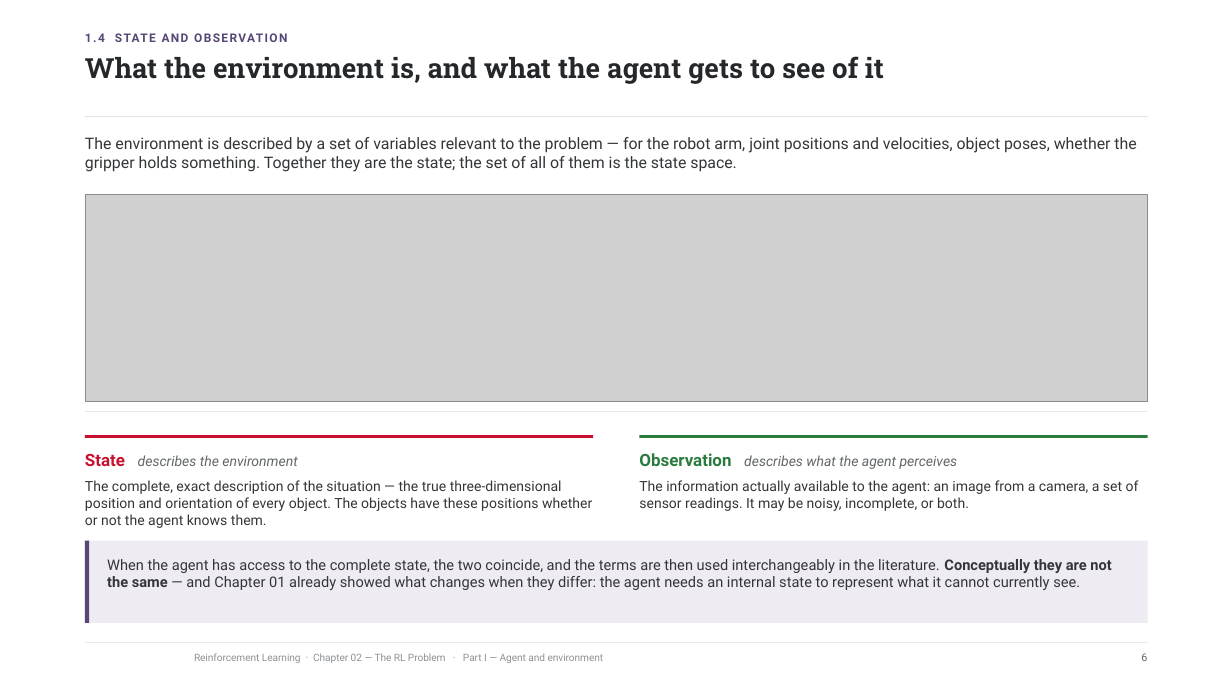
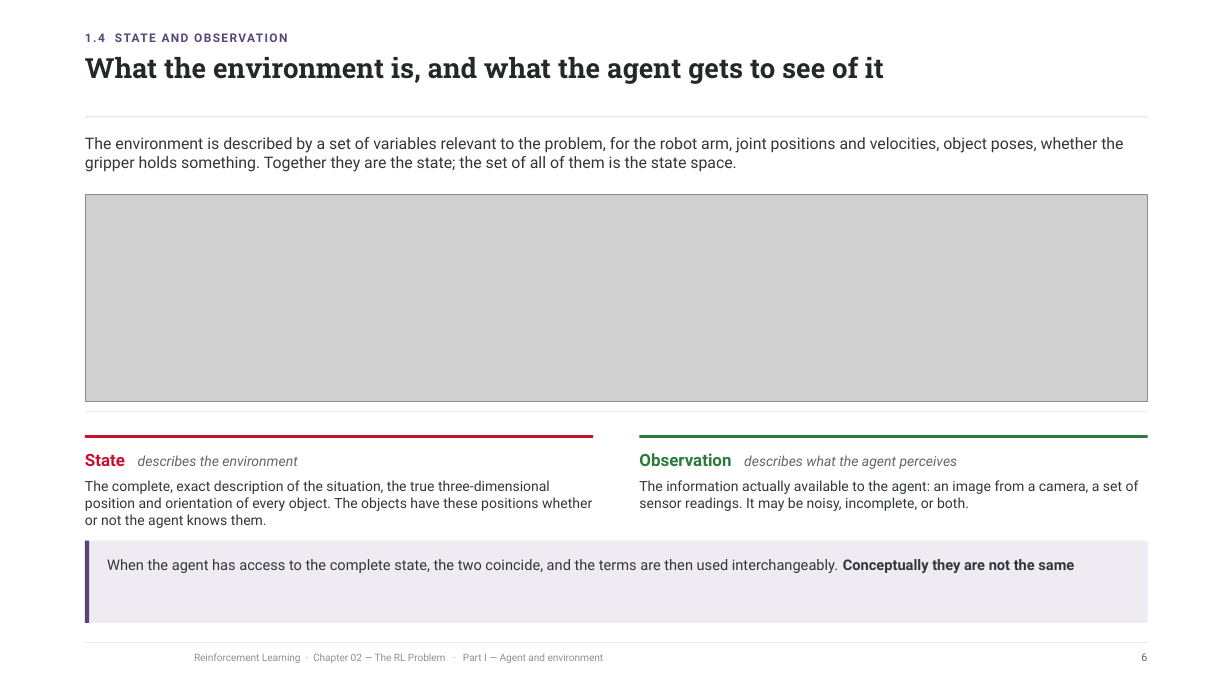
Before and after one commit to riccardoberta/reinforcement-learning, a slide deck: slide 6 of 02 - The RL Problem/slides.pptx. Drawn at 1232x693 pixels with LibreOffice and Linux fonts; fonts in the diff are those of the drawing; grey boxes stand for pictures; background and template pictures are left out. Boxes give left, top, right and bottom in pixels: in the first picture for what was removed or moved away, otherwise in the second. Text is boxed around its words. In the diff, an @@ line names an element or a change of style, - is before the commit and + after.

Commit message:
Update chapters 1-7 notebooks and slides; add exam docx exports

```diff
--- a/02 - The RL Problem/slides.pptx
+++ b/02 - The RL Problem/slides.pptx
@@ text at <box>85,137,1123,172</box>: text changed @@
-The environment is described by a set of variables relevant to the problem — for the robot arm, joint positions and velocities, object poses, whether the gripper holds something. Together they are the state; the set of all of them is the state space.
+The environment is described by a set of variables relevant to the problem, for the robot arm, joint positions and velocities, object poses, whether the gripper holds something. Together they are the state; the set of all of them is the state space.
@@ text at <box>85,480,592,528</box>: text changed @@
-The complete, exact description of the situation — the true three-dimensional position and orientation of every object. The objects have these positions whether or not the agent knows them.
+The complete, exact description of the situation, the true three-dimensional position and orientation of every object. The objects have these positions whether or not the agent knows them.
@@ text at <box>107,559,1074,573</box>: text changed @@
-When the agent has access to the complete state, the two coincide, and the terms are then used interchangeably in the literature. Conceptually they are not the same — and Chapter 01 already showed what changes when they differ: the agent needs an internal state to represent what it cannot currently see.
+When the agent has access to the complete state, the two coincide, and the terms are then used interchangeably. Conceptually they are not the same
```
Also in this commit, not shown: 34 other slides changed, 22 other files.
